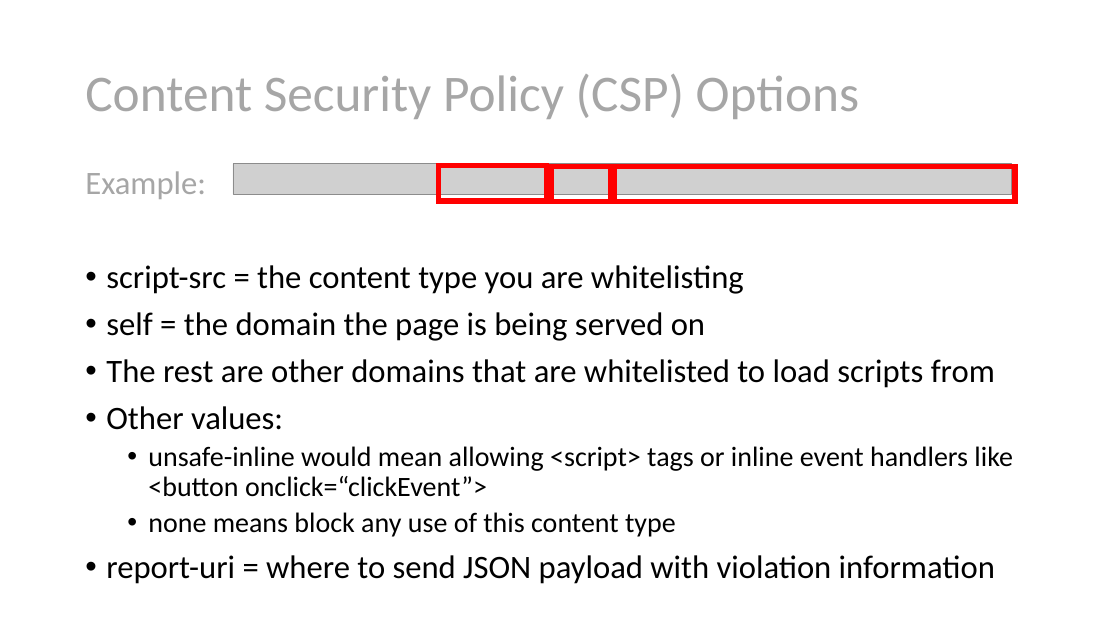
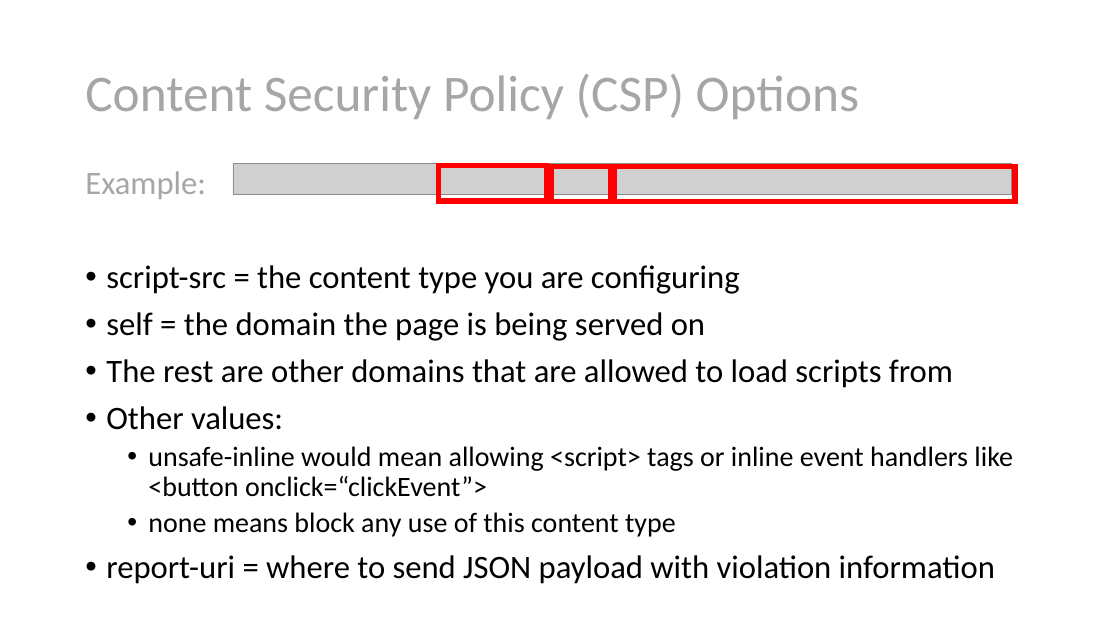
Before and after one commit to scottsauber/security-headers-talk, a slide deck: slide 33 of Security Headers Explained.pptx (slide 38 before the commit). Drawn at 1120x630 pixels with LibreOffice and Linux fonts; fonts in the diff are those of the drawing; grey boxes stand for pictures. Boxes give left, top, right and bottom in pixels: in the first picture for what was removed or moved away, otherwise in the second. Text is boxed around its words. In the diff, an @@ line names an element or a change of style, - is before the commit and + after.

```diff
--- a/Security Headers Explained.pptx
+++ b/Security Headers Explained.pptx
@@ text at (x1=106, y1=265, x2=740, y2=294): text changed @@
-• script-src = the content type you are whitelisting
+• script-src = the content type you are configuring
@@ text at (x1=106, y1=359, x2=953, y2=388): text changed @@
-• The rest are other domains that are whitelisted to load scripts from
+• The rest are other domains that are allowed to load scripts from
```
Also in this commit, not shown: 9 other slides changed, 5 slides removed, 2 other files.
